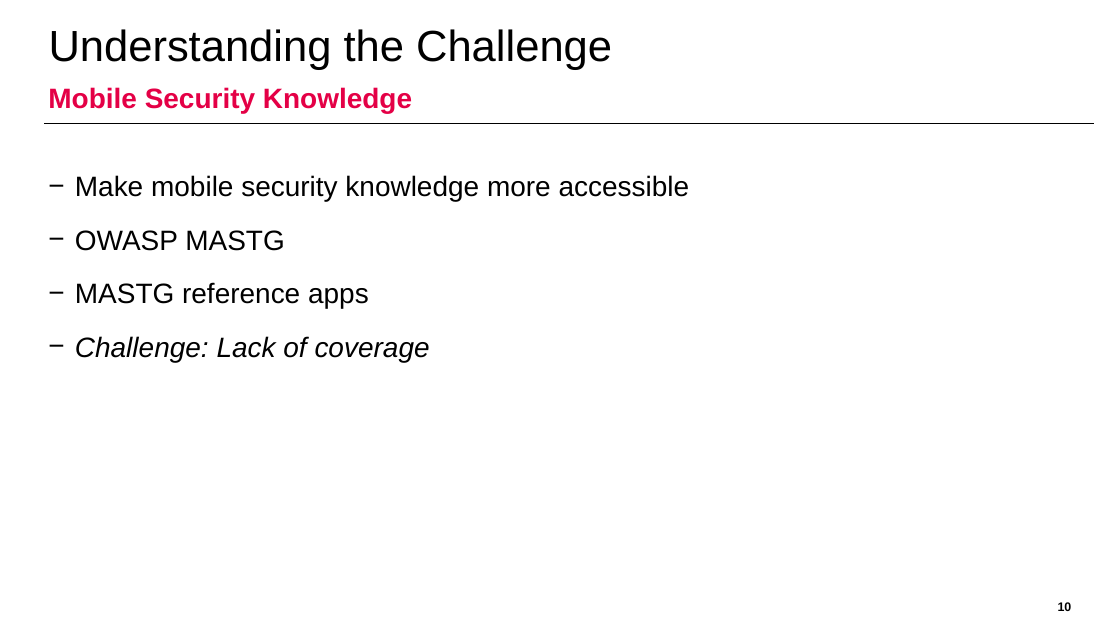
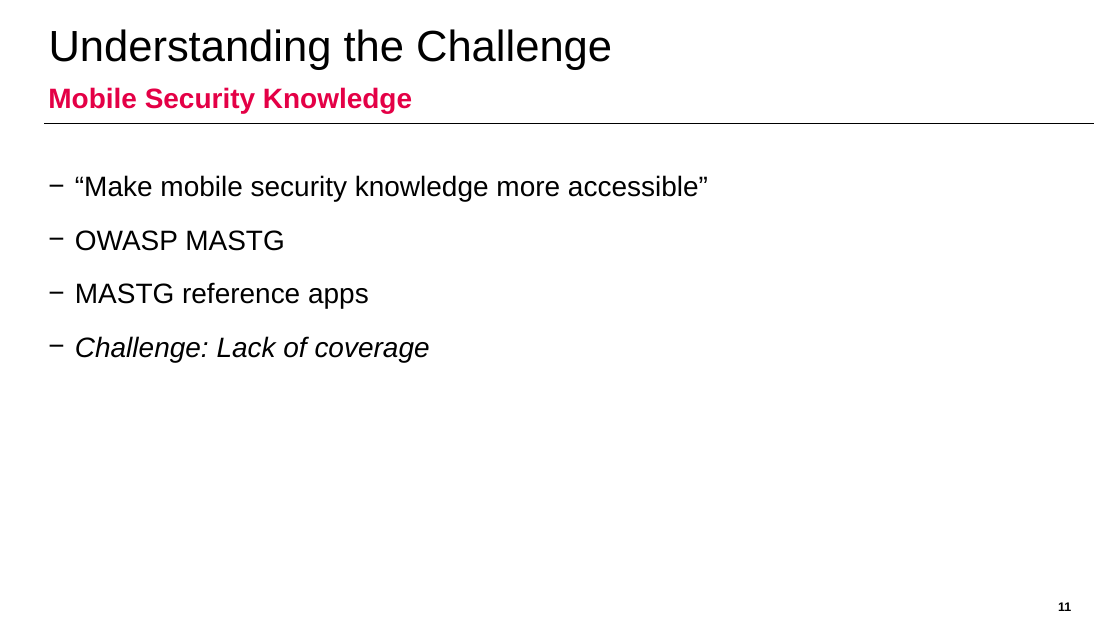
Before and after one commit to domi-cmd/Reference_Application_for_OWASP_MASTG, a slide deck: slide 11 of dev_documents/presentation/ba_thesis_presentation_kronig.pptx (slide 10 before the commit). Drawn at 1120x630 pixels with LibreOffice and Linux fonts; fonts in the diff are those of the drawing; background and template pictures are left out. Boxes give left, top, right and bottom in pixels: in the first picture for what was removed or moved away, otherwise in the second. Text is boxed around its words. In the diff, an @@ line names an element or a change of style, - is before the commit and + after.

```diff
--- a/dev_documents/presentation/ba_thesis_presentation_kronig.pptx
+++ b/dev_documents/presentation/ba_thesis_presentation_kronig.pptx
@@ text at (x1=75, y1=175, x2=708, y2=201): text changed @@
-− Make mobile security knowledge more accessible
+− “Make mobile security knowledge more accessible”
@@ page number at (x1=1058, y1=602, x2=1071, y2=611): text changed @@
-10
+11
```
Also in this commit, not shown: 13 other slides changed, 2 slides added.
